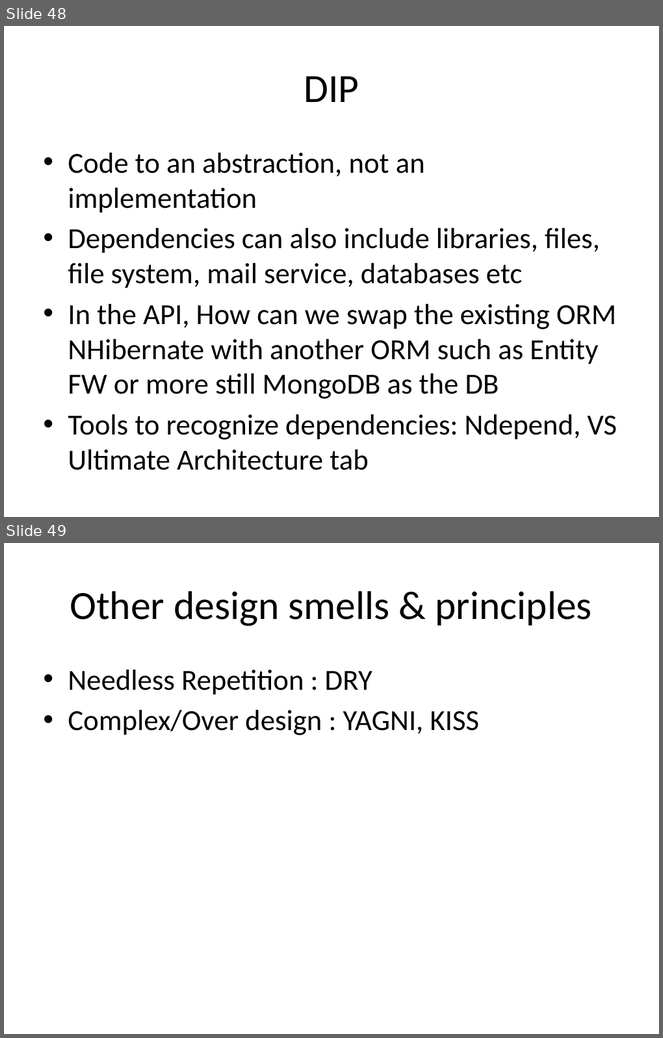
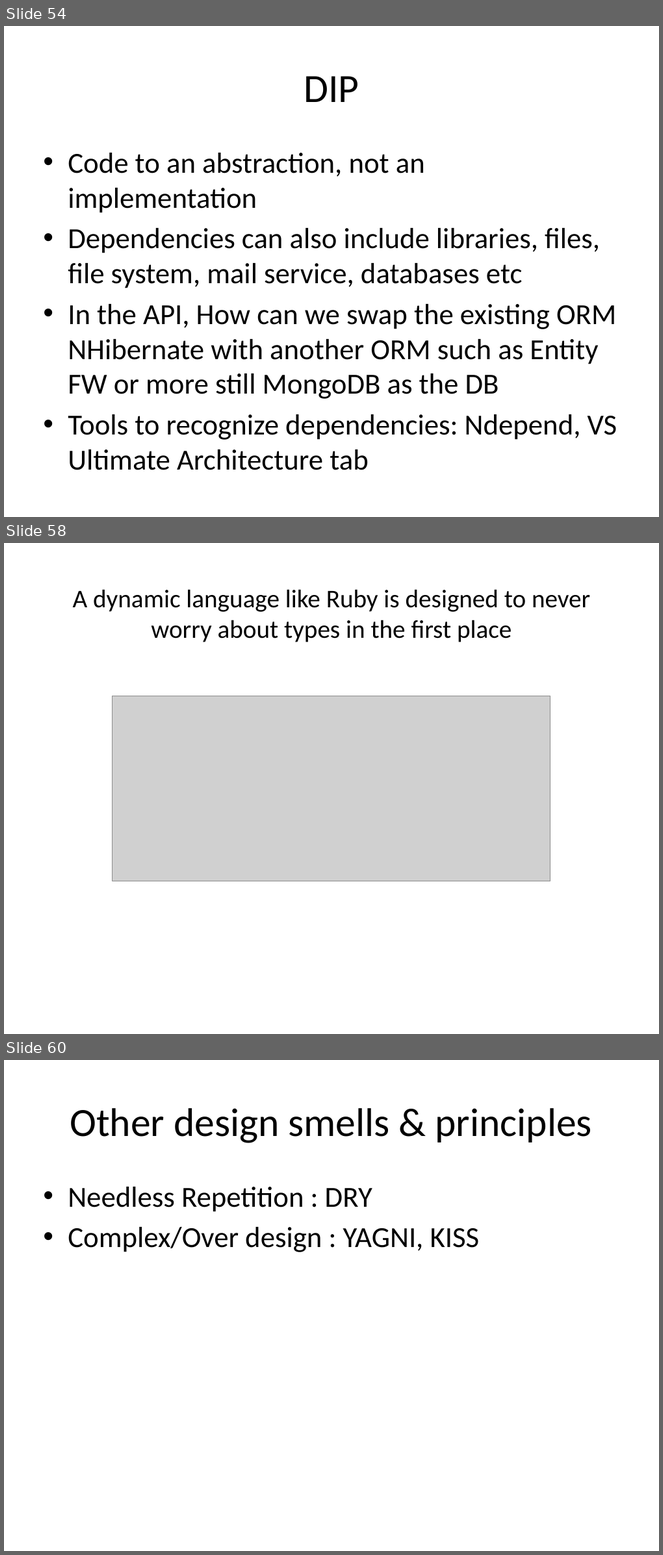
Before and after one commit to sameeri/solid, a slide deck: SOLID Principles of OOD v2.pptx. Shown one above the other, each under a label of ours: slides 48 and 49 before the commit, slides 54, 58 and 60 after it; the slides between them are not shown. The pictures are 663x1038 and 663x1555 pixels, drawn with LibreOffice and Linux fonts; fonts in the diff are those of the drawing; grey boxes stand for pictures. Boxes give left, top, right and bottom in pixels: in the first picture for what was removed or moved away, otherwise in the second. Text is boxed around its words. In the diff, an @@ line names an element or a change of style, - is before the commit and + after.

```diff
--- a/SOLID Principles of OOD v2.pptx
+++ b/SOLID Principles of OOD v2.pptx
@@ slide 58 added at [4, 543, 659, 1034], background #FFFFFF @@
@@ title added at [73, 589, 590, 642], 28 pt, text #000000 @@
+A dynamic language like Ruby is designed to never worry about types in the first place
@@ picture added at [113, 696, 551, 881] @@
@@ what was slide 48 is now slide 54 @@
@@ what was slide 49 is now slide 60 @@
```
Also in this commit, not shown: 9 slides changed, 11 other slides added, 1 slide removed.
